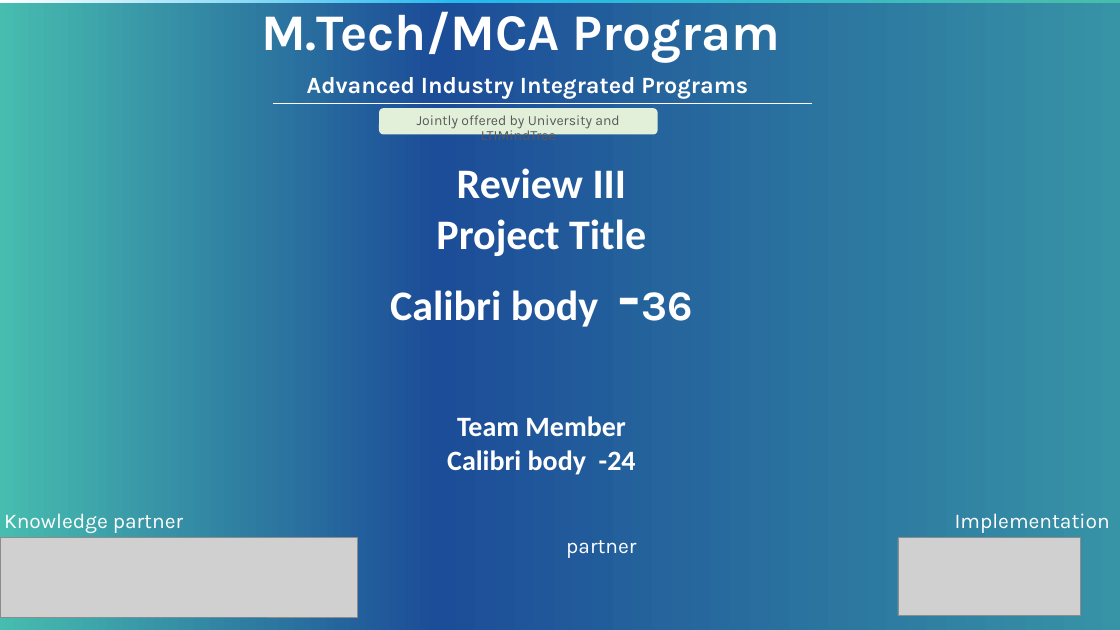
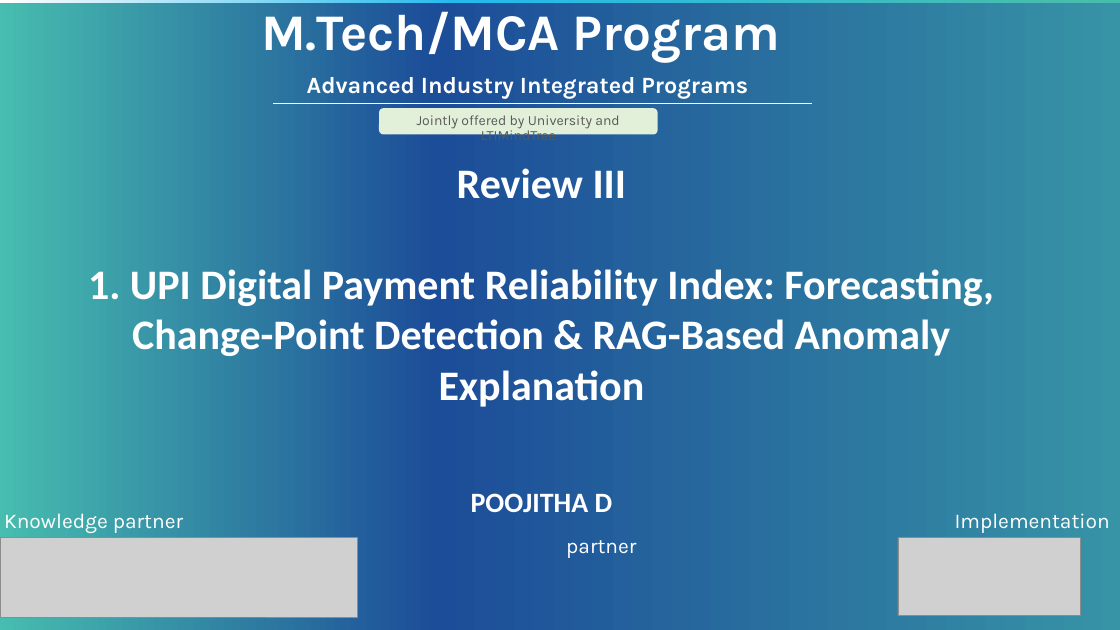
Before and after one commit to POOJITHA-02/lti-proj, a slide deck: slide 1 of MTech-Project_Review3_PPT_Template_V1.pptx. Drawn at 1120x630 pixels with LibreOffice and Linux fonts; fonts in the diff are those of the drawing; grey boxes stand for pictures; background and template pictures are left out. Boxes give left, top, right and bottom in pixels: in the first picture for what was removed or moved away, otherwise in the second. Text is boxed around its words. In the diff, an @@ line names an element or a change of style, - is before the commit and + after.

```diff
--- a/MTech-Project_Review3_PPT_Template_V1.pptx
+++ b/MTech-Project_Review3_PPT_Template_V1.pptx
@@ text at (88, 269, 994, 512): text changed @@
-Project Title
-Calibri body -36
-Team Member
-Calibri body -24
+1. UPI Digital Payment Reliability Index: Forecasting, Change-Point Detection & RAG-Based Anomaly Explanation
+POOJITHA D
```
Also in this commit, not shown: 1 other slide changed, 18 slides added, 9 slides removed.
